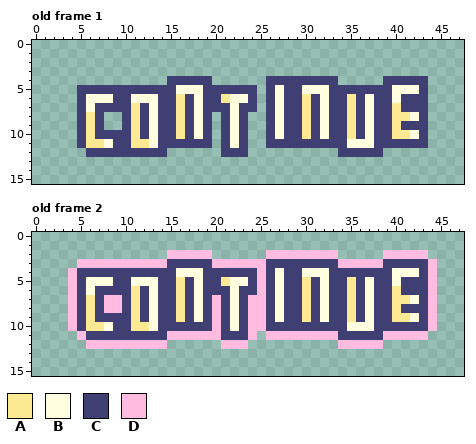
A pixel-art file gets an edit: assets/sprite/continue.aseprite. Above is the file before it was changed.
48x16 pixels, 2 frames. Shown: old frame 1, old frame 2.
Palette (. is transparent): A #fce992  B #ffffe0  C #3f3f74  D #ffbce0
Pixels before, old frame 1, first column x 5:
 4 ..........CCCCC......CCCCCCCC.....CCCCC
 5 CCCCCCCCCCCBBBCCCCCC.CBCCBBBCCCCCCCBBBC
 6 CBBBCCBBBCCACBCCABBC.CBCCACBCCACBCCBCCC
 7 CBCCCCACBCCACBCCCBCC.CBCCACBCCACBCCACCC
 8 CAC..CACBCCACBC.CBC..CBCCACBCCACBCCAABC
 9 CAC..CACBCCACBC.CBC..CBCCACBCCACBCCACCC
10 CACCCCACBCCACBC.CBC..CBCCACBCCACBCCAABC
11 CAABCCAABCCCCCC.CBC..CCCCCCCCCBBBCCCCCC
12 .CCCCCCCCC......CCC..........CCCCC.....
Pixels before, old frame 2, first column x 4:
 2 ...........DDDDD......DDDDDDDD.....DDDDD.
 3 .DDDDDDDDDDCCCCCDDDDDDCCCCCCCCDDDDDCCCCCD
 4 DCCCCCCCCCCCBBBCCCCCCDCBCCBBBCCCCCCCBBBCD
 5 DCBBBCCBBBCCACBCCABBCDCBCCACBCCACBCCBCCCD
 6 DCBCCCCACBCCACBCCCBCCDCBCCACBCCACBCCACCCD
 7 DCACDDCACBCCACBCDCBCDDCBCCACBCCACBCCAABCD
 8 DCACDDCACBCCACBCDCBCDDCBCCACBCCACBCCACCCD
 9 DCACCCCACBCCACBCDCBCDDCBCCACBCCACBCCAABCD
10 DCAABCCAABCCCCCCDCBCDDCCCCCCCCCBBBCCCCCCD
11 .DCCCCCCCCCDDDDDDCCCD.DDDDDDDDCCCCCDDDDD.
12 ..DDDDDDDDD......DDD..........DDDDD......
After the commit:
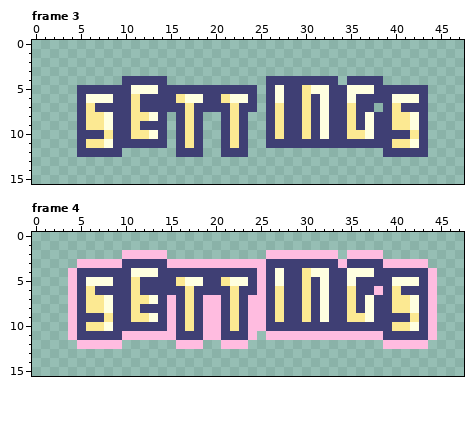
A new or re-ordered frame is compared with the old frame closest to it.
Diff:
frames 2 -> 4
Changed rows in their new state; - is an unchanged pixel.
Frame 3 is new; against old frame 1:
first column x 5:
 4 -----CCCCC.....---------------CCCC.....
 5 ------BBB--CCC-----------A----BBB--CCC-
 6 ------ACC---B-----------------B-C---BB-
 7 -A------C--CAC---A----A---------C.-----
 8 --ABC--A--.CAC.--A----A----------------
 9 --ABC---C-.CAC.--A----A-------------AB-
10 -C-A---A--.CAC.--A----A--------A---CCA-
11 ------CCC-.-A-.--A------------CCC--AAB-
12 C----.....-CCC---------------.....CCCCC
Frame 4 is new; against old frame 2:
first column x 4:
 2 ------DDDDD.....---------------DDDD.....-
 3 ------CCCCCDDDDD---------------CCCCDDDDD.
 4 -------BBB--CCC-----------A----BBB--CCC--
 5 -------ACC---B-----------------B-C---BB--
 6 --A------C--CAC---A----A---------CD------
 7 ---ABC--A--DCACD--A----A-----------------
 8 ---ABC---C-DCACD--A----A-------------AB--
 9 --C-A---A--DCACD--A----A--------A---CCA--
10 -------CCC-D-A-D--A------------CCC--AAB--
11 DC----DDDDD-CCC---------------DDDDDCCCCCD
12 -D----.....-DDD---------------.....DDDDD-
